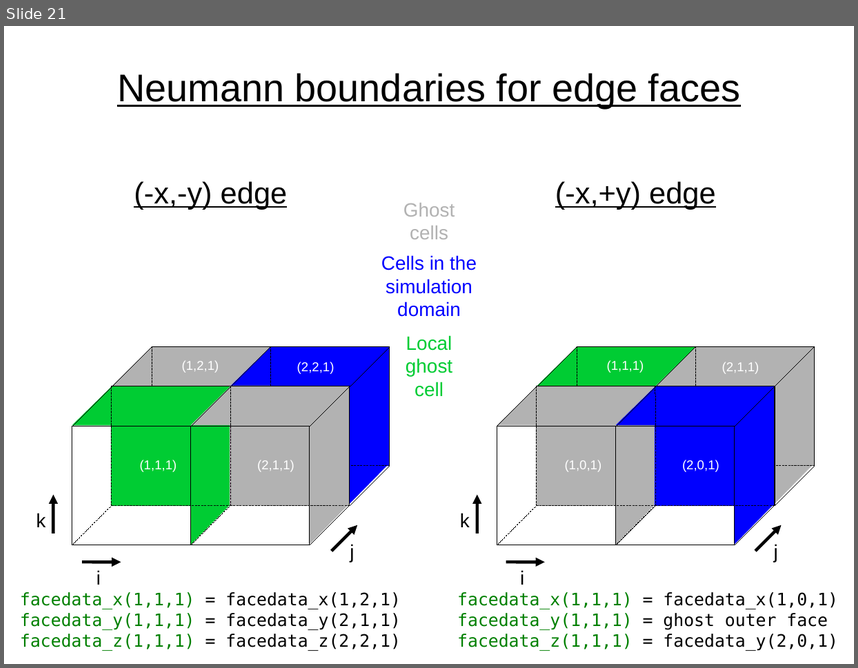
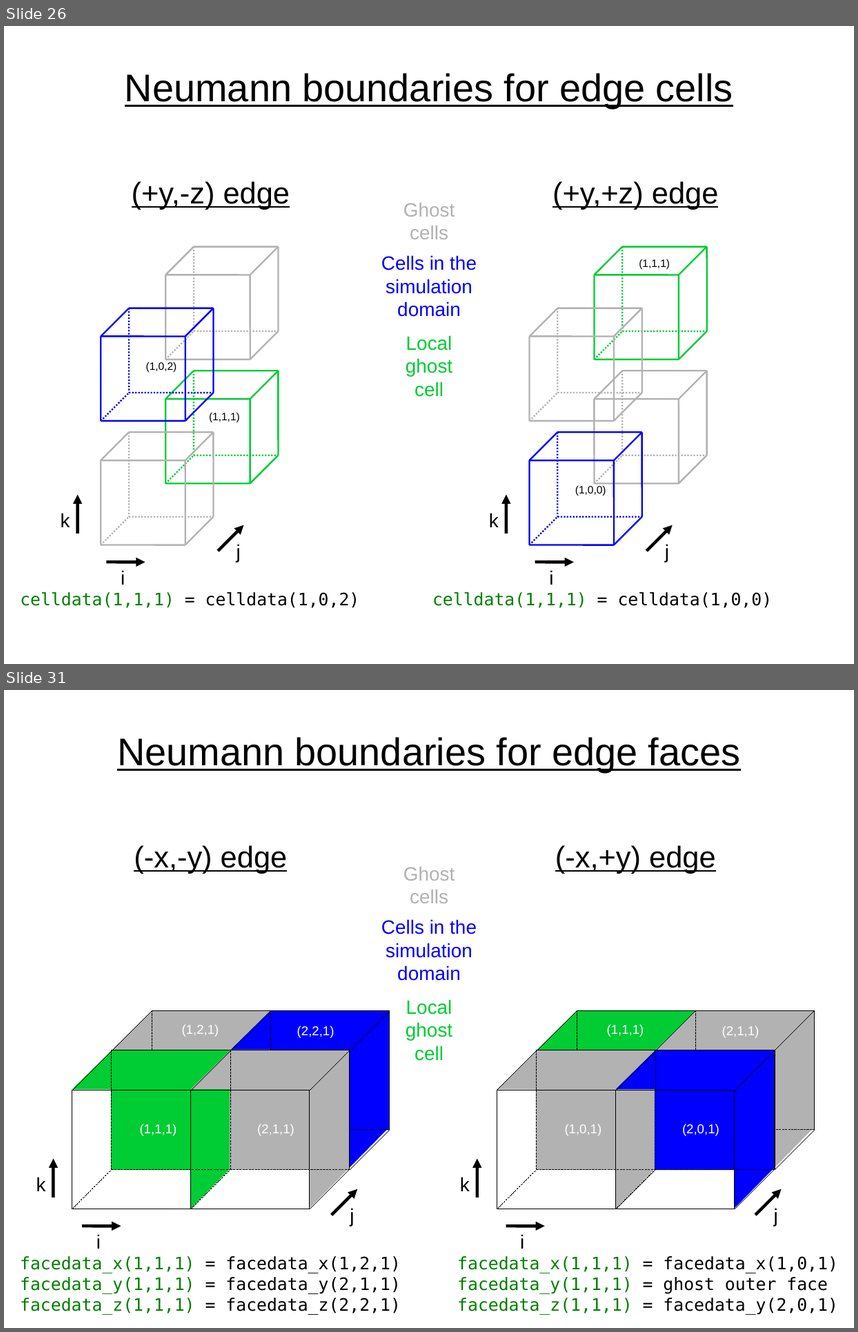
Before and after one commit to fmihpc/rhybrid, a slide deck: doc/cell_indexing.odp. Shown one above the other, each under a label of ours: slide 21 before the commit, slides 26 and 31 after it; the slides between them are not shown. The pictures are 858x668 and 858x1332 pixels, drawn with LibreOffice and Linux fonts; fonts in the diff are those of the drawing. Boxes give left, top, right and bottom in pixels: in the first picture for what was removed or moved away, otherwise in the second. Text is boxed around its words. In the diff, an @@ line names an element or a change of style, - is before the commit and + after.

Commit message:
checked cell boundary conditions 	modified:   doc/cell_indexing.odp 	modified:   doc/cell_indexing.pdf 	modified:   src/hybrid_propagator.cpp

```diff
--- a/doc/cell_indexing.odp
+++ b/doc/cell_indexing.odp
@@ slide 26 added at [4,26,854,664], background #FFFFFF @@
@@ text added at [125,73,733,108], 36 pt, text #000000, underline @@
+Neumann boundaries for edge cells
@@ text added at [132,181,290,210], 28 pt, text #000000, underline @@
+(+y,-z) edge
@@ text added at [553,181,719,210], 28 pt, text #000000, underline @@
+(+y,+z) edge
@@ text added at [404,203,455,239], 18 pt, text #B2B2B2 @@
+Ghost
+cells
@@ text added at [381,255,477,316], 18 pt, text #0000FF @@
+Cells in the simulation domain
@@ text added at [639,259,670,269], 10 pt, text #000000 @@
+(1,1,1)
@@ group added at [166,247,279,359]: 12 lines @@
@@ text added at [406,335,452,397], 18 pt, text #00CC33 @@
+Local ghost
+cell
@@ group added at [594,247,708,359]: 12 lines @@
@@ text added at [146,361,177,372], 10 pt, text #000000 @@
+(1,0,2)
@@ group added at [101,308,214,421]: 12 lines @@
@@ group added at [529,308,643,421]: 12 lines @@
@@ text added at [209,412,240,422], 10 pt, text #000000 @@
+(1,1,1)
@@ group added at [166,371,279,483]: 12 lines @@
@@ group added at [594,371,708,483]: 12 lines @@
@@ text added at [575,485,606,496], 10 pt, text #000000 @@
+(1,0,0)
@@ group added at [101,432,214,544]: 12 lines @@
@@ group added at [529,432,642,544]: 12 lines @@
@@ group added at [61,495,244,584]: 3 arrows, 3 texts @@
+i
+k
+j
@@ group added at [489,495,673,584]: 3 arrows, 3 texts @@
+i
+k
+j
@@ text added at [20,592,360,608], 16 pt, text #000000 @@
+celldata(1,1,1) = celldata(1,0,2)
@@ text added at [432,592,773,608], 16 pt, text #000000 @@
+celldata(1,1,1) = celldata(1,0,0)
@@ what was slide 21 is now slide 31 @@
```
Also in this commit, not shown: 9 other slides added, 2 other files.
